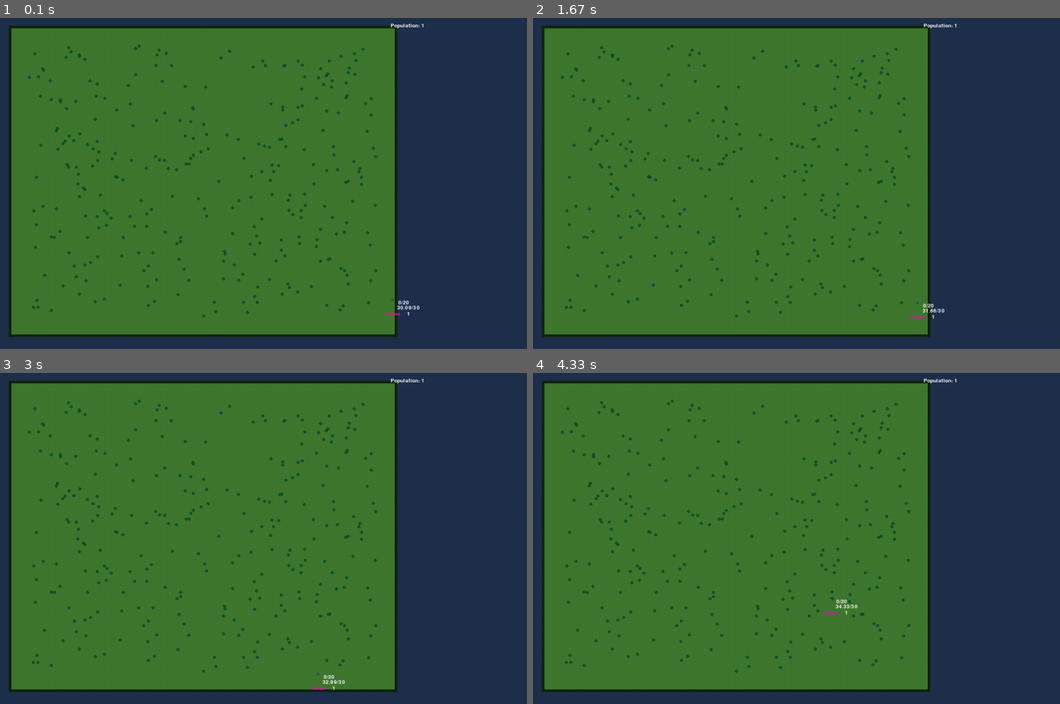
Above: before the commit, frames 1-4 (two rows, left to right).
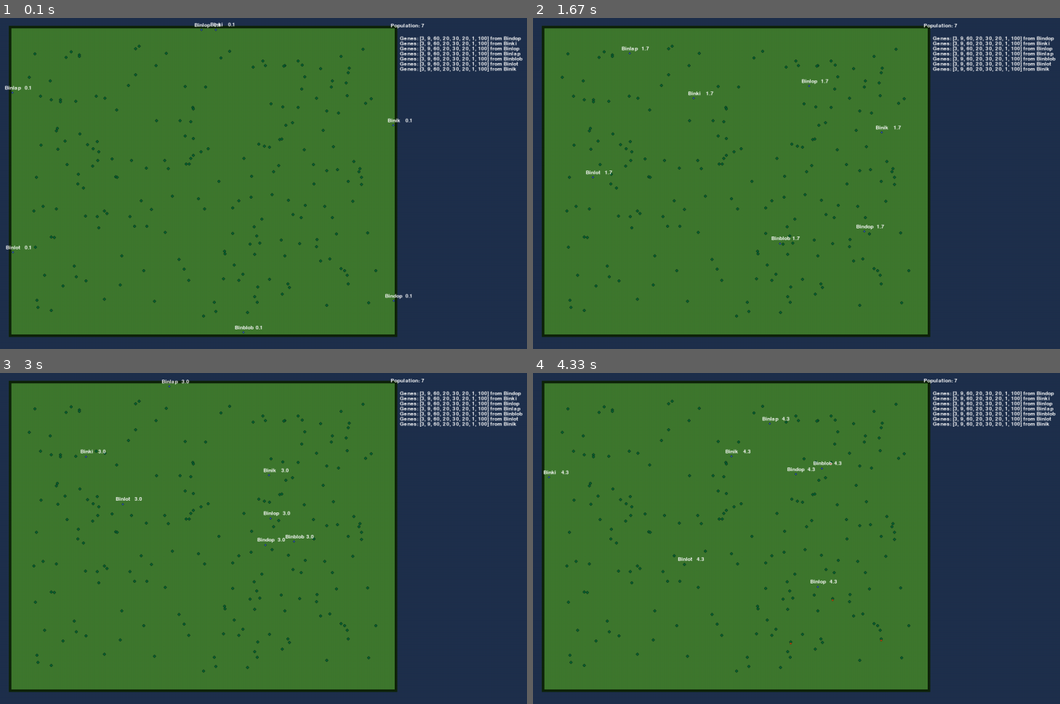
Above: after the commit, the same moments.

Repository: Quartef12345/Natural-Selection-Simulation
Game: pygame game, started from main.py
Two runs of this game, one before a commit and one after it. Both use one fixed random seed, a clock stepped at 60 frames per second and the inputs below.
Inputs:
- Up to frame 1 (0.1 s): no input
- Up to frame 2 (1.67 s): no input
- Up to frame 3 (3 s): no input
- Up to frame 4 (4.33 s): no input

The runs differ from the first frame. In frame 1, 2.1% of the frame differs, in the area x 0-100%, y 1-96%; in frame 2, 2.0%; in frame 3, 2.1%, in the area x 6-100%, y 1-96%; in frame 4, 2.1%.

Commit message:
Mutations

Diff:
--- a/creatures.py
+++ b/creatures.py
@@ -11,7 +11,7 @@
         self.timer = 0
         self.min_growth_time = state.MIN_GROWTH_TIME #the amount of time before a new fruit appears
         self.max_growth_time = state.MAX_GROWTH_TIME
-        self.growth_time = random.randint(self.min_growth_time, self.max_growth_time)
+        self.growth_time = random.uniform(self.min_growth_time, self.max_growth_time)
 
 bush_array = []
 
@@ -27,7 +27,7 @@
             bush.timer += state.dt #the time cotnrls when the next fruit grows
             if bush.timer >= bush.growth_time:
                 bush.timer = 0
-                bush.growth_time = random.randint(bush.min_growth_time, bush.max_growth_time) #make a new qouta, for the timer to reach
+                bush.growth_time = random.uniform(bush.min_growth_time, bush.max_growth_time) #make a new qouta, for the timer to reach
                 bush.fruits += 1
 
 
@@ -36,23 +36,44 @@
     return name
 
 class Bin:
-    def __init__(self, position):
+    def __init__(self, position, genes=None):
         #Identity Variables
         self.name = generateName()
         self.age = 0
 
+        #Bin Genes
+        if( genes != None):
+            self.min_boring_timer = genes[0]
+            self.max_boring_timer = genes[1]
+
+            self.reproductive_maturity = genes[2]
+            self.gestation_period = genes[3]
+            self.refractory_period = genes[4]
+
+            self.metabolism = genes[5]
+            self.speed = genes[6]
+            self.awareness = genes[7]
+
+        else:
+            self.min_boring_timer = state.MIN_BORING_TIMER
+            self.max_boring_timer = state.MAX_BORING_TIMER
+
+            self.reproductive_maturity = state.REPRODUCTIVE_MATURITY    #How old you must be to reproduce
+            self.gestation_period = state.GESTATION_PERIOD  #How long will the pregnancy take
+            self.refractory_period = state.REFRACTORY_PERIOD #How long until you can reproduce again
+
+            self.metabolism = state.STARTING_METABOLISM
+            self.speed = state.STARTING_SPEED
+            self.awareness = state.STARTING_AWARENESS
+
+
         #Movement Variables
         self.position = position
         self.direction = (0,0)
-        self.min_boring_timer = state.MIN_BORING_TIMER
-        self.max_boring_timer = state.MAX_BORING_TIMER
         self.boring_timer = random.uniform(self.min_boring_timer, self.max_boring_timer)
 
         #Reproduction Variables
         self.pregnant = False
-        self.reproductive_maturity = state.REPRODUCTIVE_MATURITY    #How old you must be to reproduce
-        self.gestation_period = state.GESTATION_PERIOD  #How long will the pregnancy take
-        self.refractory_period = state.REFRACTORY_PERIOD #How long until you can reproduce again
         self.fertility = round((self.gestation_period + 0.0008 * (self.gestation_period - 120)**3)/500 + 2.76) #how many childer will you have, based on the gestation
         self.speed_penalty_percentage = state.SPEED_PENALTY_PERCENTAGE
         self.gestation_timer = 0
@@ -62,11 +83,14 @@
         #Energy Varaibles
         self.energy = state.STARTING_ENERGY
         self.raw_energy = 0
-        self.metabolism = state.STARTING_METABOLISM
-
-        #General Traits
-        self.speed = state.STARTING_SPEED
-        self.awareness = state.STARTING_AWARENESS
+
+
+
+
+        self.genes = [
+            self.min_boring_timer, self.max_boring_timer, #Movement Genes
+            self.reproductive_maturity, self.gestation_period, self.refractory_period, #Reproductive Genes
+            self.metabolism, self.speed, self.awareness] #Traits Genes
 
     def reproduce(self):
 
@@ -81,9 +105,18 @@
             if self.gestation_timer >= self.gestation_period: #When the bin should be born
                 offspring_array = []
 
-                for i in range (self.fertility):        #Changes Bins stats(in future will have mutations and etc)
-                    offspring_array.append(Bin(self.position))
+
+                for i in range (self.fertility):
+                    offspring_genes = []
+                    for u in range(len(self.genes)):
+                        if random.random() < state.MUTATION_CHANCE:
+                            offspring_genes.append(self.genes[u] * random.uniform(state.MIN_MUTATION_VARIANCE, state.MAX_MUTATION_VARIANCE))
+                        else:
+                            offspring_genes.append(self.genes[u])
+
+                    offspring_array.append(Bin(self.position, offspring_genes))
                     offspring_array[i].energy = energy_for_pregnancy/self.fertility
+
 
                 self.pregnant = False
                 self.refractory_timer = 0
--- a/render.py
+++ b/render.py
@@ -79,7 +79,7 @@
                 energy_surface = energy_text.get_rect()
                 energy_surface.center = (bin.position[0] + grid[0], bin.position[1] + grid[1] + state.BIN_RADIUS*5)
                 surface.blit(energy_text, energy_surface)
-            if state.RENDER_RAW_ENERGY:
+
                 rawn_energy_text = grid_font.render(f"{math.floor(bin.raw_energy)}", True, "#9A1A1A")
                 rawn_energy_surface = rawn_energy_text.get_rect()
                 rawn_energy_surface.center = (bin.position[0] + grid[0], bin.position[1] + grid[1] + state.BIN_RADIUS*10)
@@ -89,13 +89,10 @@
                 name_surface = name_text.get_rect()
                 name_surface.center = (bin.position[0] + grid[0], bin.position[1] + grid[1] - state.BIN_RADIUS*5)
                 surface.blit(name_text, name_surface)
-            if state.RENDER_AGE:
+
                 age_text = grid_font.render(f"{round(bin.age, 1)}", True, "#FFFFFF")
                 age_surface = age_text.get_rect()
-                if state.RENDER_NAMES:
-                    age_surface.center = (bin.position[0] + grid[0] + 30, bin.position[1] + grid[1] - state.BIN_RADIUS*5)
-                else:
-                    age_surface.center = (bin.position[0] + grid[0], bin.position[1] + grid[1] - state.BIN_RADIUS*5)
+                age_surface.center = (bin.position[0] + grid[0] + 30, bin.position[1] + grid[1] - state.BIN_RADIUS*5)
                 surface.blit(age_text, age_surface)
             if state.RENDER_HORMONES:
                 pregnant_text = grid_font.render(f"{bin.pregnant}", True, "#FF00BF")
@@ -117,3 +114,15 @@
                 fertility_surface = fertility_text.get_rect()
                 fertility_surface.center = (bin.position[0] + grid[0] + state.BIN_RADIUS * 15, bin.position[1] + grid[1] + state.BIN_RADIUS * 14)
                 surface.blit(fertility_text, fertility_surface)
+            if state.RENDER_GENES:
+                # 1. Format ALL genes to at max 3 decimal places, removing trailing zeros if they are integers
+                clean_floats = [f"{gene:.3f}".rstrip('0').rstrip('.') if '.' in f"{gene:.3f}" else f"{gene:.3f}" for gene in bin.genes]
+
+                # 2. Join them with commas and wrap them in custom brackets so Python doesn't add quotes
+                genes_string = "[" + ", ".join(clean_floats) + "]"
+
+                # 3. Render the clean string
+                genes_text = grid_font.render(f"Genes: {genes_string} from {bin.name}", True, "#FFFFFF")
+                genes_surface = genes_text.get_rect()
+                genes_surface.topleft = (grid[0] + grid[2] + 5, state.GRID_Y + 20 + 10 * bins.index(bin))
+                surface.blit(genes_text, genes_surface)
--- a/state.py
+++ b/state.py
@@ -13,19 +13,19 @@
 GRID_SIZE = (GRID_X, GRID_Y, GRID_WIDTH, GRID_HEIGTH)
 
 #Render Options
+RENDER_NAMES = True
+RENDER_ENERGY = False
+RENDER_HORMONES = False
 RENDER_AWARENESS = False
-RENDER_ENERGY = False
-RENDER_RAW_ENERGY = False
-RENDER_NAMES = False
-RENDER_AGE = False
-RENDER_HORMONES = True
+RENDER_GENES = True
 
 #bush constants
 BUSH_RADIUS = 3
 FRUITS_RADIUS = 2
 
-MIN_GROWTH_TIME = 9
-MAX_GROWTH_TIME = 27
+#Bush Variables
+MIN_GROWTH_TIME = 4
+MAX_GROWTH_TIME = 16
 MAX_FRUITS = 4
 ENERGY_PER_FRUIT = 30
 
@@ -85,9 +85,10 @@
 
 #Energy and Genes
 STARTING_ENERGY  = 100
-MUTATION_CHANCE = 0.01
-MUTATION_INTENSITY = 2
+MUTATION_CHANCE = 0.3
+MIN_MUTATION_VARIANCE = 0.9
+MAX_MUTATION_VARIANCE = 1.1
 
 #Simulation Constants
-BUSH_AMOUNT = 300
-STARTING_BIN_AMOUNT = 1
+BUSH_AMOUNT = 200
+STARTING_BIN_AMOUNT = 7
